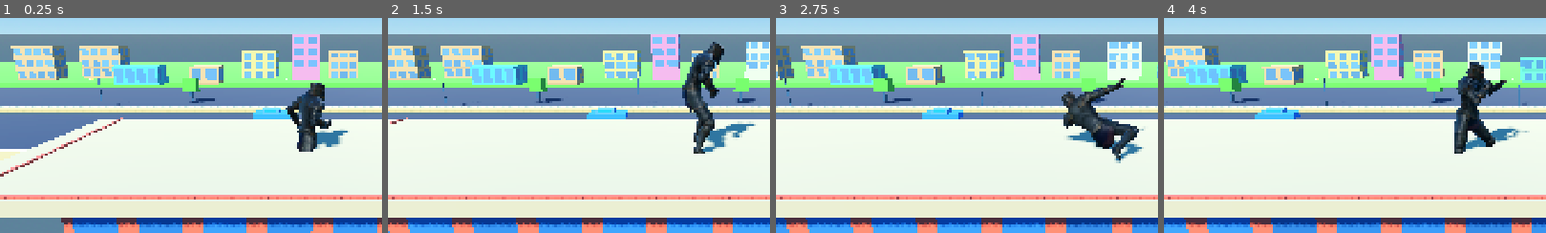
Above: before the commit, frames 1-4 (left to right).
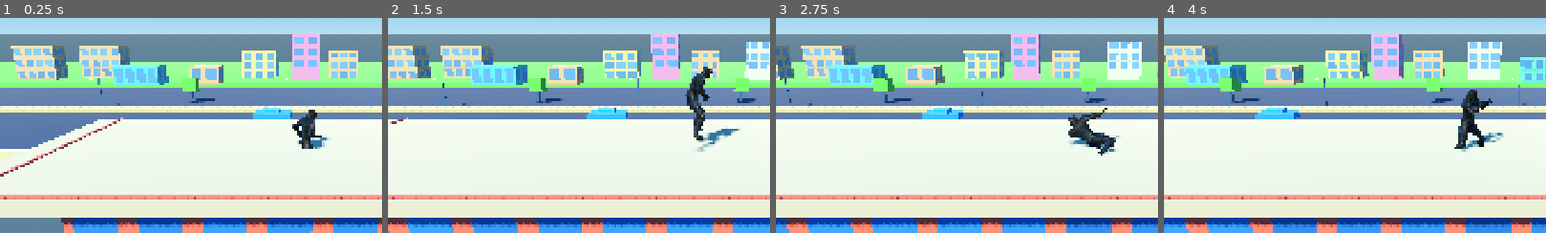
Above: after the commit, the same moments.

Repository: nnamdinwali/shadow-killer
Game: Godot game, scene res://node_3d.tscn
Two runs of this game, one before a commit and one after it. Both use one fixed random seed, a clock stepped at 60 frames per second and the inputs below.
Inputs (mouse positions are % of the whole screen's width and height, from its top left):
- Up to frame 1 (0.25 s): no input
- Up to frame 2 (1.5 s): tap Enter at 0.5, 0.6 s; move the mouse to (72, 45) at 0.52 s; hold W 0.53-1.25 s; click (72, 45) at 0.67 s; tap Space at 0.77, 1.07 s; drag from (30, 55) to (45, 70) at 1.27 s
- Up to frame 3 (2.75 s): move the mouse to (60, 28) at 2.02 s; hold W from 2.03 s (still down); tap X at 2.1 s
- Up to frame 4 (4 s): release W at 2.75 s; drag from (45, 70) to (20, 35) at 2.77 s; move the mouse to (80, 65) at 3.52 s; tap J at 3.6 s; tap Space at 3.77 s
The pictures show only the part of the screen within x 10-60%, y 24-74%; the shares and areas given below are measured in that part.

The runs differ from the first frame. In frame 1, 2.2% of the frame differs, in the area x 74-92%, y 30-63%; in frame 2, 3.0%; in frame 3, 3.6%, in the area x 74-97%, y 28-68%; in frame 4, 2.8%.

Commit message:
Fit runner to rooftop chunk

Diff:
--- a/runner.tscn
+++ b/runner.tscn
@@ -4,17 +4,17 @@
 [ext_resource type="Script" path="res://player_controller.gd" id="2_controller"]
 
 [sub_resource type="CapsuleShape3D" id="CapsuleShape_runner"]
-radius = 0.575
-height = 4.0
+radius = 0.48
+height = 3.8
 
 [node name="Runner" type="CharacterBody3D"]
 script = ExtResource("2_controller")
 
 [node name="CharacterModel" parent="." instance=ExtResource("1_model")]
 rotation_degrees = Vector3(0, 90, 0)
-scale = Vector3(0.035, 0.035, 0.035)
-position = Vector3(0, 0.35, 0)
+scale = Vector3(0.022, 0.022, 0.022)
+position = Vector3(0, 0.04, 0)
 
 [node name="CollisionShape3D" type="CollisionShape3D" parent="."]
-position = Vector3(0, 2, 0)
+position = Vector3(0, 1.9, 0)
 shape = SubResource("CapsuleShape_runner")
